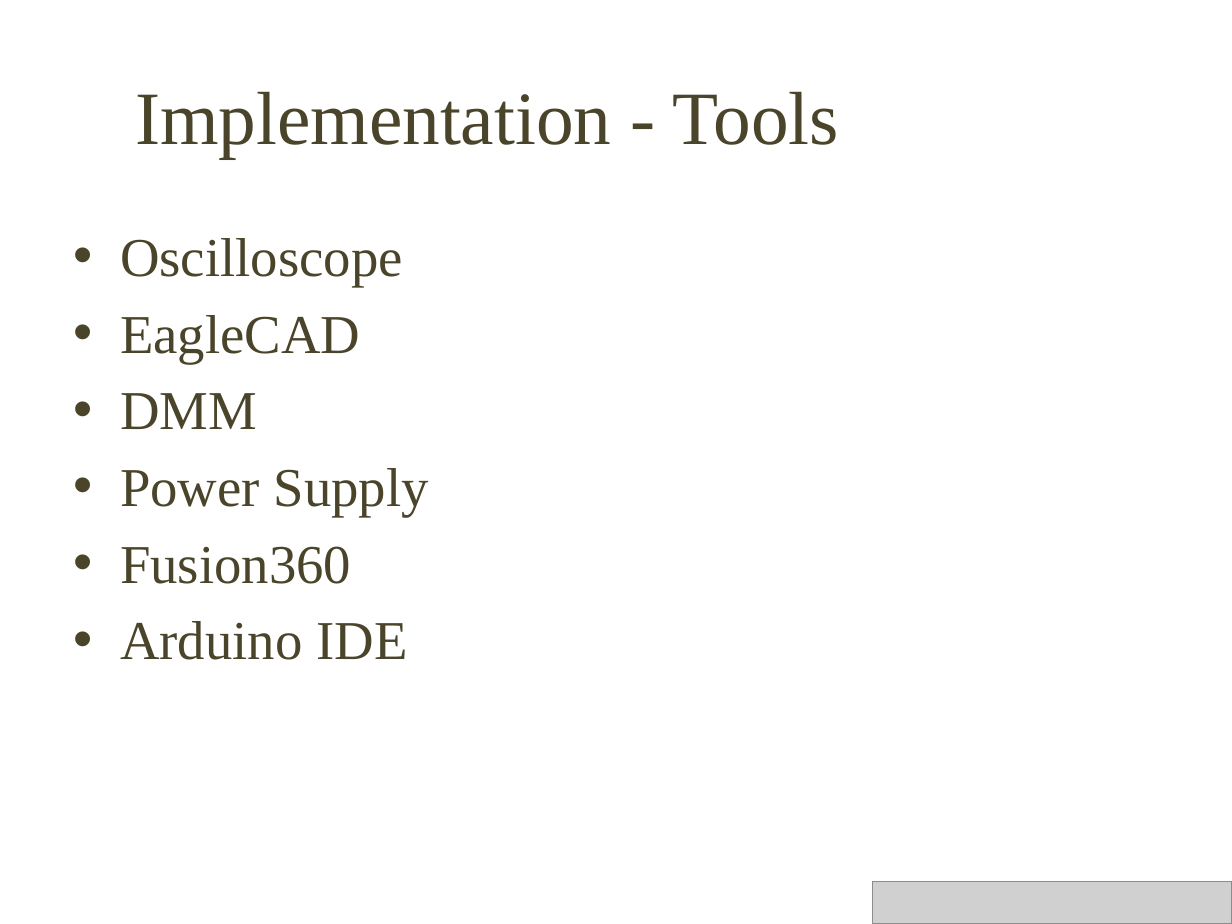
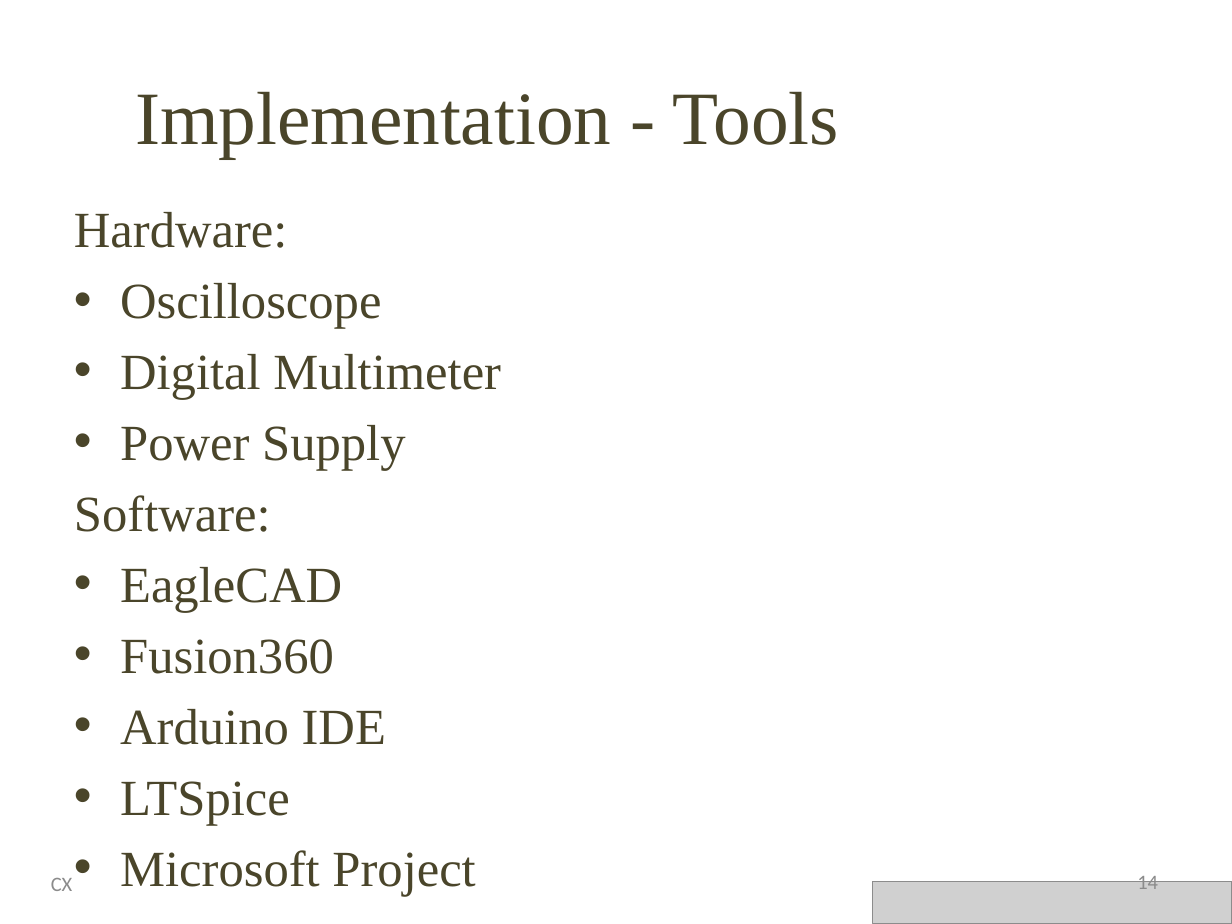
Before and after one commit to Stevie-Nicks-and-the-Xaybanha-Zhous/SelectiveBirdFeeder, a slide deck: slide 14 of Smart_Bird_Feeder_Presentation.pptx (slide 11 before the commit). Drawn at 1232x924 pixels with LibreOffice and Linux fonts; fonts in the diff are those of the drawing; grey boxes stand for pictures; background and template pictures are left out. Boxes give left, top, right and bottom in pixels: in the first picture for what was removed or moved away, otherwise in the second. Text is boxed around its words. In the diff, an @@ line names an element or a change of style, - is before the commit and + after.

```diff
--- a/Smart_Bird_Feeder_Presentation.pptx
+++ b/Smart_Bird_Feeder_Presentation.pptx
@@ text "Hardware:": place and size @@
-text "Hardware:" at (120, 238, 429, 660)
+text "Hardware:" at (74, 212, 501, 896)
@@ text at (74, 212, 287, 248): paragraph added @@
+Hardware:
@@ text at (120, 283, 386, 745): size 32 to 29.6 pt in "Oscilloscope", "EagleCAD", "Fusion360", "Arduino IDE" @@
@@ text at (74, 354, 501, 532): paragraphs added @@
+• Digital Multimeter
+• Power Supply
+Software:
@@ text at (120, 393, 429, 517): paragraphs removed @@
-• DMM
-• Power Supply
@@ text at (120, 781, 475, 896): paragraphs added @@
+• LTSpice
+• Microsoft Project
@@ text added at (51, 878, 73, 891), 12 pt, text #8C8C8C @@
+CX
@@ page number added at (1137, 872, 1158, 889), 12 pt, text #8C8C8C @@
+14
```
Also in this commit, not shown: 11 other slides changed, 7 slides added, 4 slides removed.
